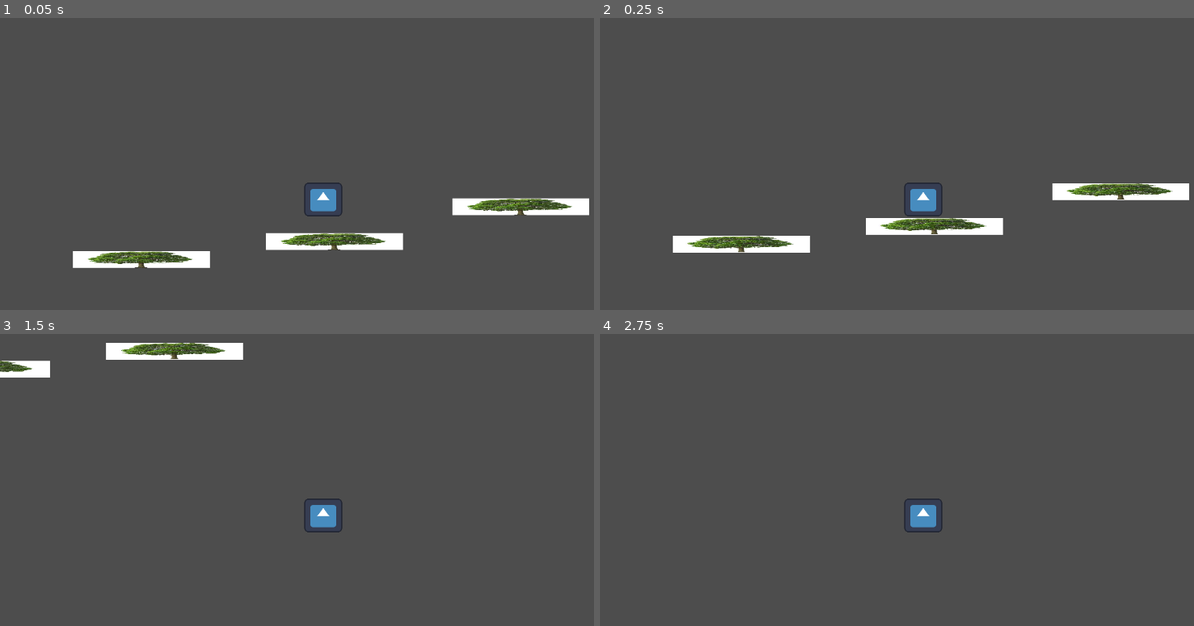
Above: before the commit, frames 1-4 (two rows, left to right).
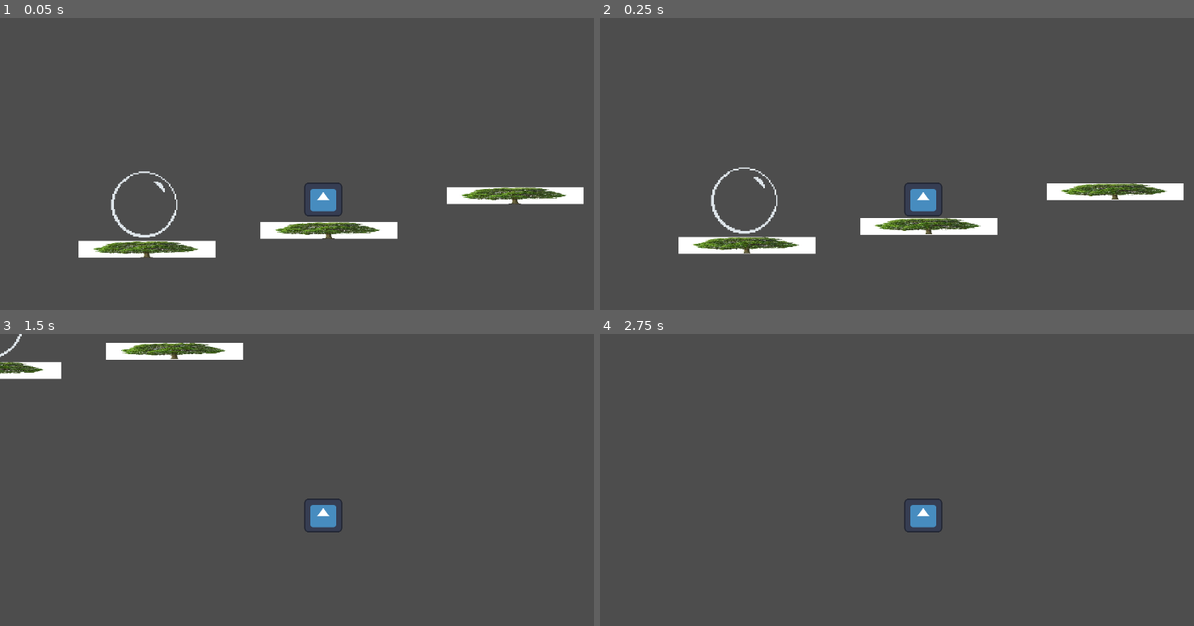
Above: after the commit, the same moments.

Repository: home-gamejam/global-gamejam-202501
Game: Godot game, scene res://main.tscn
Same seed, same stepped clock (60 frames per second), same inputs: the game is played once before the commit and once after it. The engine's default icon, where the game draws it, is replaced by a stand-in: a white triangle on a blue panel in a dark square.
Inputs:
- Up to frame 1 (0.05 s): no input
- Up to frame 2 (0.25 s): no input
- Up to frame 3 (1.5 s): tap Enter (ui_accept) at 0.5, 0.77 s; hold Right (ui_right) from 0.53 s (still down)
- Up to frame 4 (2.75 s): tap Enter (ui_accept) at 1.52, 2 s; release Right (ui_right) at 2.03 s; hold Left (ui_left) from 2.03 s (still down)

The runs differ from the first frame. In frame 1, 6.4% of the frame differs, in the area x 12-100%, y 52-86%; in frame 2, 2.3%; in frame 3, 0.4%; in frame 4, nothing differs.

Commit message:
lala boo boo boo boo

Diff:
--- /dev/null
+++ b/bubble/area_2d.gd
@@ -0,0 +1,15 @@
+extends Area2D
+
+
+# Called when the node enters the scene tree for the first time.
+func _ready() -> void:
+	pass # Replace with function body.
+
+
+# Called every frame. 'delta' is the elapsed time since the previous frame.
+func _process(delta: float) -> void:
+	pass
+
+
+func _on_body_entered(body: Node2D) -> void:
+	print("ENTERD")
--- /dev/null
+++ b/bubble/area_2d.tscn
@@ -0,0 +1,21 @@
+[gd_scene load_steps=4 format=3 uid="uid://c4yolkw8rasio"]
+
+[ext_resource type="Script" path="res://area_2d.gd" id="1_5q7ao"]
+[ext_resource type="Texture2D" uid="uid://cfsvk2ckukn5n" path="res://sprites/bubble.png" id="1_m44h2"]
+
+[sub_resource type="CircleShape2D" id="CircleShape2D_c4b6f"]
+radius = 30.0666
+
+[node name="Area2D" type="Area2D"]
+script = ExtResource("1_5q7ao")
+
+[node name="CollisionShape2D" type="CollisionShape2D" parent="."]
+position = Vector2(-154, 16)
+shape = SubResource("CircleShape2D_c4b6f")
+
+[node name="Sprite2D" type="Sprite2D" parent="."]
+position = Vector2(-154.5, 15.5)
+scale = Vector2(1.22917, 1.22917)
+texture = ExtResource("1_m44h2")
+
+[connection signal="body_entered" from="." to="." method="_on_body_entered"]
--- a/bubble/character_body_2d.gd
+++ b/bubble/character_body_2d.gd
@@ -23,3 +23,7 @@
 		velocity.x = move_toward(velocity.x, 0, SPEED)
 
 	move_and_slide()
+
+
+func _on_area_2d_body_entered(body: Node2D) -> void:
+	print("enterd")
--- a/bubble/main.tscn
+++ b/bubble/main.tscn
@@ -1,13 +1,15 @@
-[gd_scene load_steps=3 format=3 uid="uid://bla5rl26tytpu"]
+[gd_scene load_steps=4 format=3 uid="uid://bla5rl26tytpu"]
 
 [ext_resource type="PackedScene" uid="uid://b82tr7qqok556" path="res://bubble boy.tscn" id="1_vqxvr"]
 [ext_resource type="PackedScene" uid="uid://dpqtmlocinnwm" path="res://wood.tscn" id="2_ypeq0"]
+[ext_resource type="PackedScene" uid="uid://c4yolkw8rasio" path="res://area_2d.tscn" id="3_opy8k"]
 
 [node name="main" type="Node2D"]
 texture_filter = 1
 position = Vector2(85, 43)
 
 [node name="CharacterBody2D" parent="." instance=ExtResource("1_vqxvr")]
+position = Vector2(5, 10)
 
 [node name="Camera2D" type="Camera2D" parent="CharacterBody2D"]
 zoom = Vector2(2, 2)
@@ -18,4 +20,6 @@
 position = Vector2(166, -31)
 
 [node name="StaticBody2D3" parent="." instance=ExtResource("2_ypeq0")]
-position = Vector2(-172, 16)
+position = Vector2(-162, 17)
+
+[node name="Area2D" parent="." instance=ExtResource("3_opy8k")]
Not shown, added: bubble/sprites/bubble.png.import
Not shown, changed: .DS_Store
